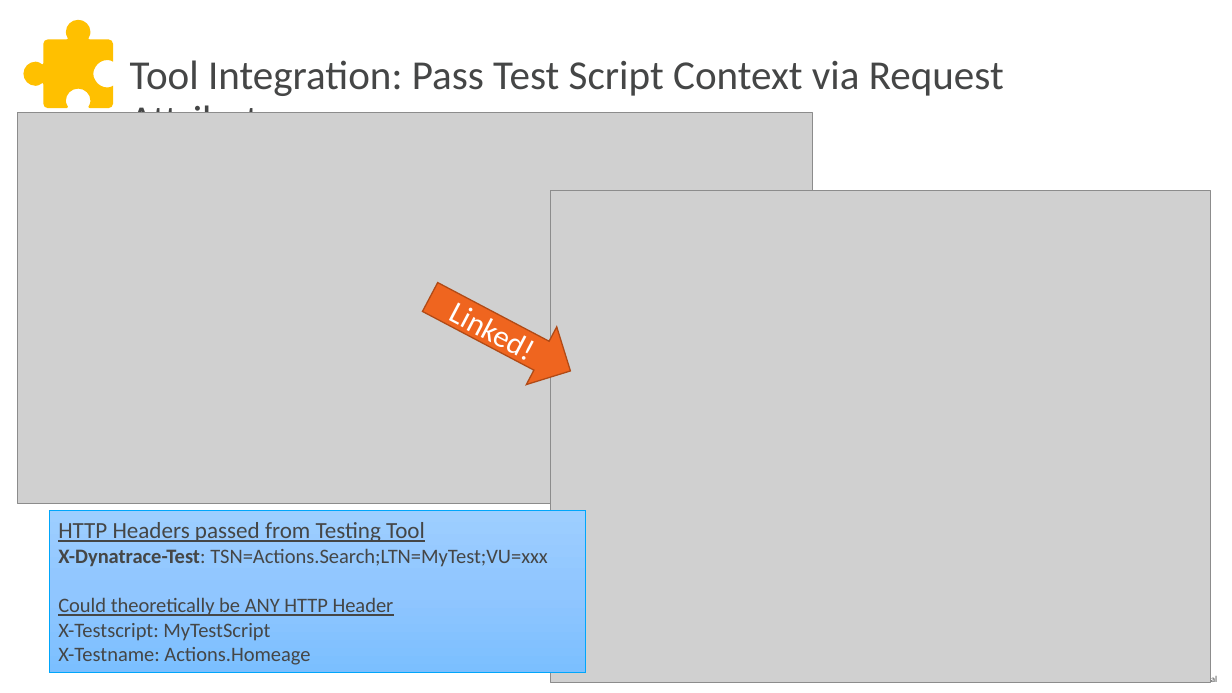
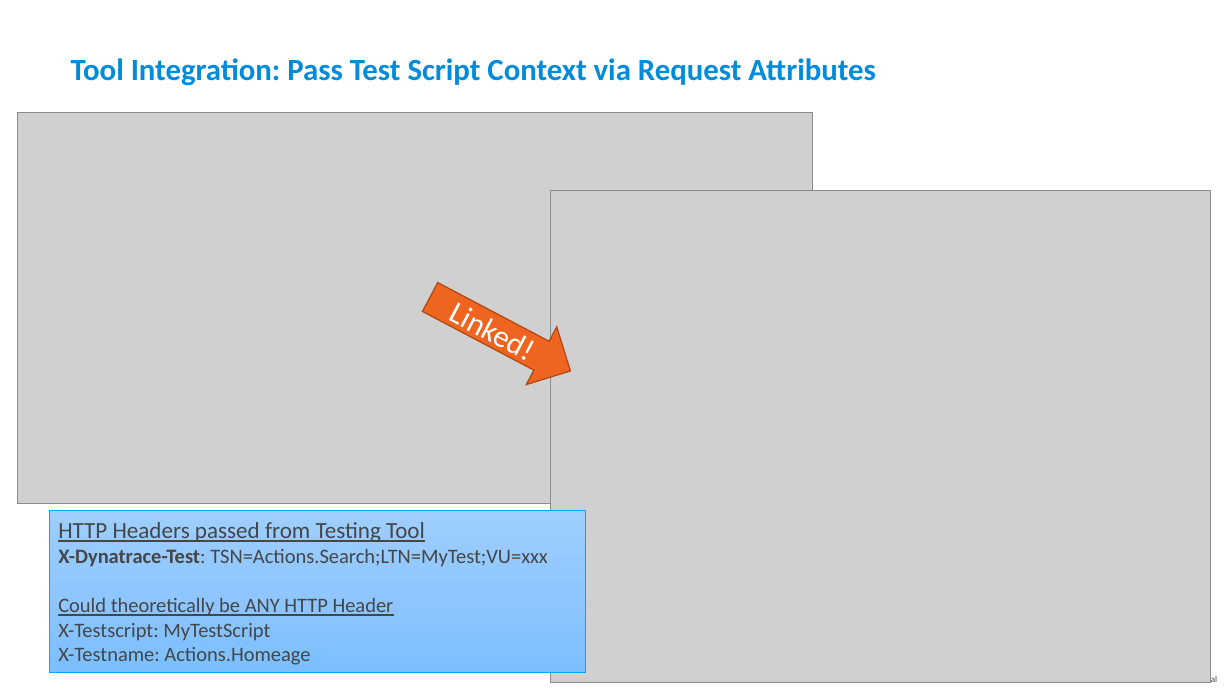
Before and after one commit to thiagobien/ACL, a slide deck: slide 8 of workshop/07_Performance_as_a_Service/ACMWorkshop_Performance_as_a_Self_Service.pptx. Drawn at 1232x693 pixels with LibreOffice and Linux fonts; fonts in the diff are those of the drawing; grey boxes stand for pictures. Boxes give left, top, right and bottom in pixels: in the first picture for what was removed or moved away, otherwise in the second. Text is boxed around its words. In the diff, an @@ line names an element or a change of style, - is before the commit and + after.

```diff
--- a/workshop/07_Performance_as_a_Service/ACMWorkshop_Performance_as_a_Self_Service.pptx
+++ b/workshop/07_Performance_as_a_Service/ACMWorkshop_Performance_as_a_Self_Service.pptx
@@ freeform shape removed at (23,19,113,108) @@
@@ text "Tool Integration: Pass Test Script ...": place and size @@
-text "Tool Integration: Pass Test Script ..." at (130,60,1004,113)
+text "Tool Integration: Pass Test Script ..." at (71,58,875,86)
@@ text "Tool Integration: Pass Test Script ..." at (71,58,875,86): size 32 to 24 pt, text colour #454646 to #008CDB, bold on; line spacing 0.9 to 1.2; vertical alignment top to middle @@
```
Also in this commit, not shown: 9 other slides changed, 1 slide added, 8 other files.
